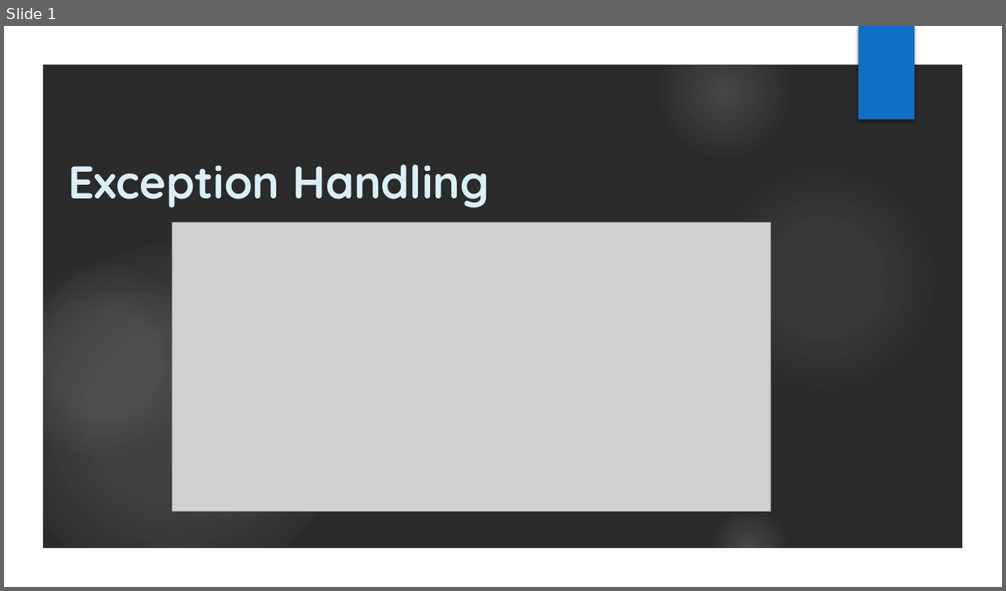
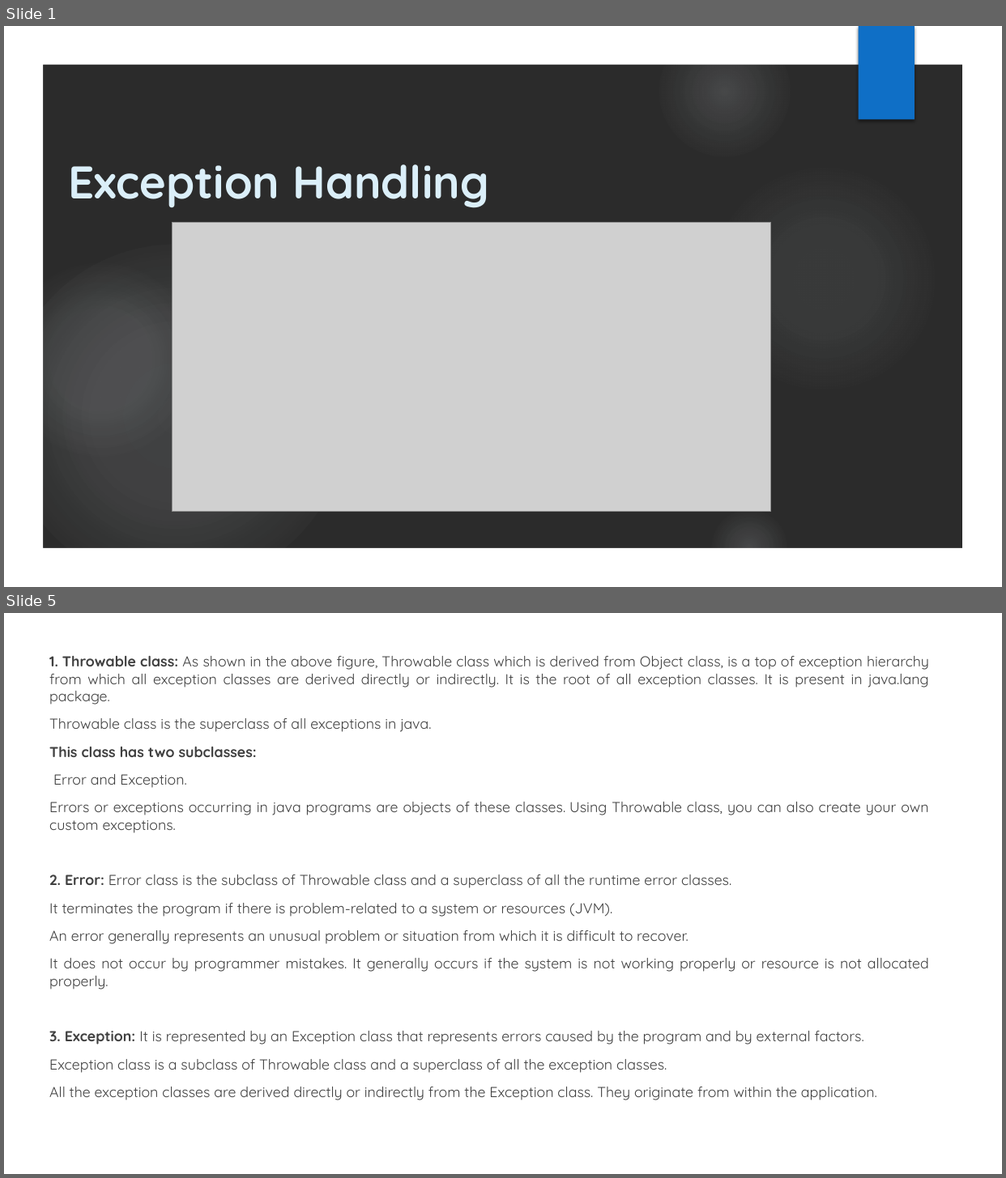
Before and after one commit to Sandesh151994/Core_Java_Notes, a slide deck: Exception_Handling.pptx. Shown one above the other, each under a label of ours: slide 1 before the commit, slides 1 and 5 after it; the slides between them are not shown. The pictures are 1006x591 and 1006x1178 pixels, drawn with LibreOffice and Linux fonts; fonts in the diff are those of the drawing; grey boxes stand for pictures; background and template pictures are left out; a plain dark background stands for a picture behind light text. Boxes give left, top, right and bottom in pixels: in the first picture for what was removed or moved away, otherwise in the second. Text is boxed around its words. In the diff, an @@ line names an element or a change of style, - is before the commit and + after.

Commit message:
Exception Handling commit

```diff
--- a/Exception_Handling.pptx
+++ b/Exception_Handling.pptx
@@ slide 5 added at <box>4,613,1002,1174</box>, background #FFFFFF @@
@@ text added at <box>49,656,929,1101</box>, 13.9 pt, text #404040 @@
+1. Throwable class: As shown in the above figure, Throwable class which is derived from Object class, is a top of exception hierarchy from which all exception classes are derived directly or indirectly. It is the root of all exception classes. It is present in java.lang package.
+Throwable class is the superclass of all exceptions in java.
+This class has two subclasses:
+Error and Exception.
+Errors or exceptions occurring in java programs are objects of these classes. Using Throwable class, you can also create your own custom exceptions.
+2. Error: Error class is the subclass of Throwable class and a superclass of all the runtime error classes.
+It terminates the program if there is problem-related to a system or resources (JVM).
+An error generally represents an unusual problem or situation from which it is difficult to recover.
+It does not occur by programmer mistakes. It generally occurs if the system is not working properly or resource is not allocated properly.
+3. Exception: It is represented by an Exception class that represents errors caused by the program and by external factors.
+Exception class is a subclass of Throwable class and a superclass of all the exception classes.
+All the exception classes are derived directly or indirectly from the Exception class. They originate from within the application.
```
Also in this commit, not shown: 1 slide changed, 13 other slides added.
